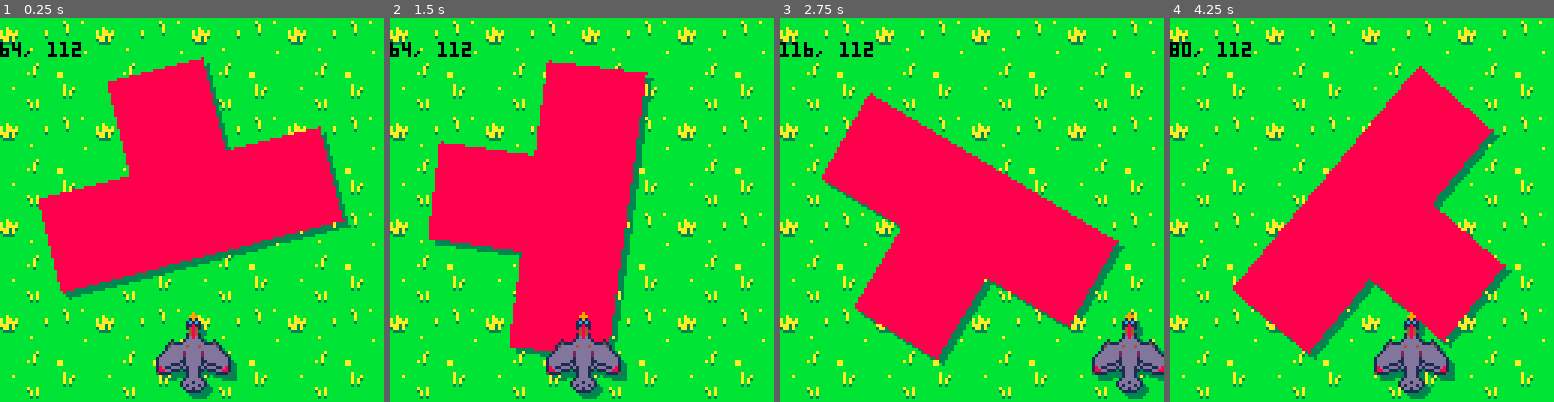
Above: before the commit, frames 1-4 (left to right).
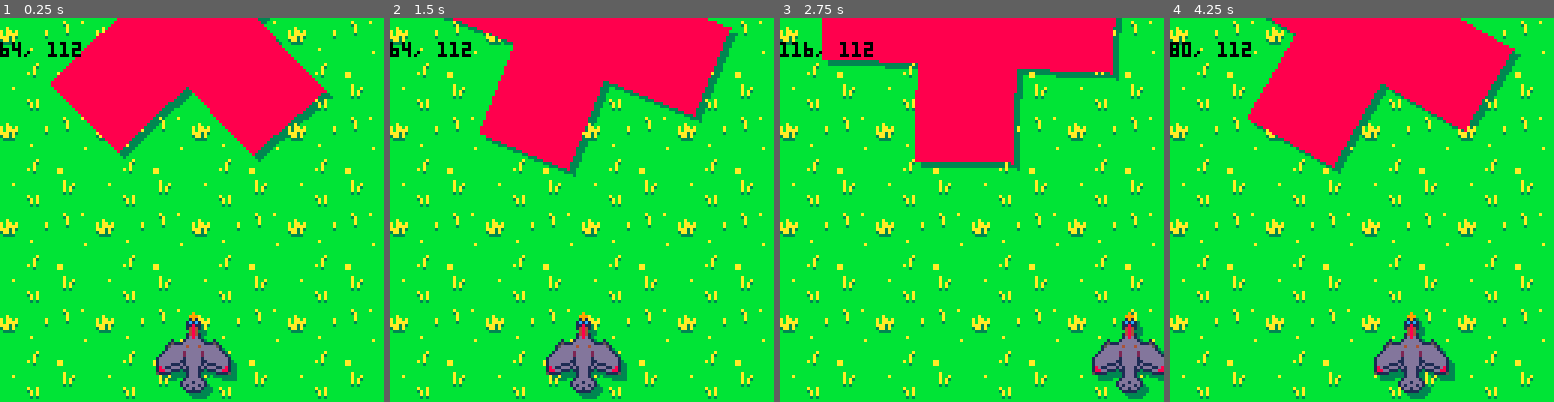
Above: after the commit, the same moments.

Repository: tipa16384/pico8
Game: PICO-8 cartridge carts/flaptrisxxx.p8
The game is run twice, just before and just after one commit, with the same random seed, the same clock (stepped at 60 frames per second) and the same inputs.
Inputs:
- Up to frame 1 (0.25 s): no input
- Up to frame 2 (1.5 s): no input
- Up to frame 3 (2.75 s): hold Right 1.6-2.1 s; hold Up 2.15-2.42 s; hold Right from 2.47 s (still down)
- Up to frame 4 (4.25 s): release Right at 3.03 s; hold Left 3.08-3.58 s; hold Down 3.63-3.97 s; hold Right from 4.02 s (still down)

The runs differ from the first frame. In frame 1, 37% of the frame differs, in the area x 10-92%, y 0-74%; in frame 2, 35%; in frame 3, 42%, in the area x 10-90%, y 0-91%; in frame 4, 42%.

Commit message:
Added more tetrads.

Diff:
--- a/carts/flaptrisxxx.p8
+++ b/carts/flaptrisxxx.p8
@@ -37,7 +37,9 @@
         }
     }
 
-    tetrads = {
+    tetrads = {}
+
+    tetrad_library = {
         teeshape,
         elshape,
         crossshape
@@ -51,6 +53,26 @@
     scroll_y = 0
     frames_per_scroll = 1
     frame = 0
+
+    -- fill tetrads with a hundred different tetrad shapes
+    for i=1, 100 do
+        local tetrad = tetrad_library[flr(rnd(#tetrad_library))+1]
+        local new_tetrad = {
+            center={64, 128 - 128 * i},
+            spin=tetrad.spin,
+            fn=tetrad.fn,
+            polys={}
+        }
+        for j=1, #tetrad.polys do
+            local poly = tetrad.polys[j]
+            local new_poly = {}
+            for k=1, #poly do
+                new_poly[k] = poly[k]
+            end
+            add(new_tetrad.polys, new_poly)
+        end
+        add(tetrads, new_tetrad)
+    end
 end
 
 function no_move(angle)
@@ -117,7 +139,9 @@
     -- square is a table of vertices. rotate it by square_angle and assign it to a new table, then render it
     for i=1, #tetrads do
         local tetrad = tetrads[i]
-        rotate_and_draw(tetrad, 2 + tetrad.fn(square_angle), 2 + scroll_y, square_angle, 3)
+        if abs(-scroll_y - tetrad.center[2]) < 256 then
+            rotate_and_draw(tetrad, 2 + tetrad.fn(square_angle), 2 + scroll_y, square_angle, 3)
+        end
     end
 
     spr(8, (128-player.size[1])/2 + player.pos[1]+2, 128-player.size[2] + player.pos[2]+2, 4, 4)
@@ -132,7 +156,9 @@
 
     for i=1, #tetrads do
         local tetrad = tetrads[i]
-        rotate_and_draw(tetrad, tetrad.fn(square_angle), scroll_y, square_angle, 8)
+        if abs(-scroll_y - tetrad.center[2]) < 256 then
+            rotate_and_draw(tetrad, tetrad.fn(square_angle), scroll_y, square_angle, 8)
+        end
     end
 
     local player_at = { flr(128/2 + player.pos[1]), flr(128 + player.pos[2] - 16) }
